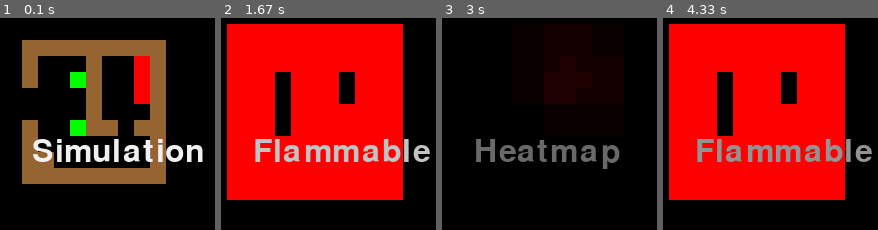
Above: before the commit, frames 1-4 (left to right).
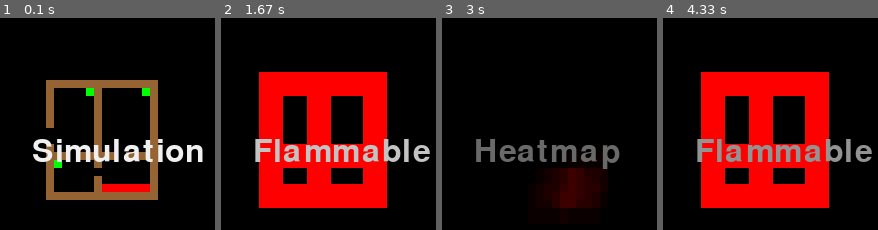
Above: after the commit, the same moments.

Repository: MohFakih/ignitus.ai
Game: pygame game, started from testSimulation.py
Same seed, same stepped clock (60 frames per second), same inputs: the game is played once before the commit and once after it.
Inputs:
- Up to frame 1 (0.1 s): no input
- Up to frame 2 (1.67 s): hold R 0.33-0.8 s; hold D 0.33-0.8 s; hold D 0.83-1.3 s; hold D from 1.33 s (still down)
- Up to frame 3 (3 s): release D at 1.8 s; hold D 2.17-2.8 s; hold S from 2.83 s (still down)
- Up to frame 4 (4.33 s): release S at 3.2 s; hold D 3.23-3.7 s; hold D 3.73-4.2 s; hold S from 4.23 s (still down)

The runs differ from the first frame. In frame 1, 26% of the frame differs, in the area x 10-78%, y 10-86%; in frame 2, 43%, in the area x 2-85%, y 2-90%; in frame 3, 7.9%; in frame 4, 43%.

Commit message:
Created RL Environment in preparation of upcoming training

Diff:
--- /dev/null
+++ b/RLTests/Environment.py
@@ -0,0 +1,13 @@
+from simulation.Basic2DSim import World
+from utils.Serialization import load_world_from_file
+
+class Environment():
+    def __init__(self, worldFile):
+        self.worldFile = worldFile
+        self.world = load_world_from_file(worldFile)
+
+    def step(self, action):
+        observation = None
+        reward = None
+        terminal = False
+        return observation, reward, terminal
--- /dev/null
+++ b/RLTests/singleAgent.py
@@ -0,0 +1,106 @@
+from simulation.Basic2DSim import World
+from utils.Serialization import encode
+from utils.Serialization import load_world_from_file
+from RLTests.Environment import Environment
+
+class SingleAgentEnvironment(Environment):
+    def __init__(self, worldFile):
+        super().__init__(worldFile)
+        self.x = 0
+        self.y = 0
+        self.carryingVictim = False
+        self.waterSupply = 1.0
+        self.hp = 1.0
+
+    def reset(self):
+        self.world = load_world_from_file(self.worldFile)
+        return encode(self.world)
+
+    def getRect(self, block_width, block_height):
+        return [self.y * block_height, self.x * block_width, block_width, block_height]
+
+    def countVictimsAndFire(self):
+        c = 0
+        f = 0
+        for cell in self.world.list_cells():
+            if cell.block_type == 'victim':
+                c += 1
+            if cell.block_type == 'fire':
+                f += 1
+        return c, f
+
+    def move(self, dir):
+        if dir == 1:
+            self.x = max(self.x-1, 0)
+        elif dir == 2:
+            self.y = min(self.y+1, self.world.W-1)
+        elif dir == 3:
+            self.x = min(self.x+1, self.world.H-1)
+        elif dir == 4:
+            self.y = max(self.y -1, 0)
+
+    def extinguish(self):
+        for cell in self.world.grid[self.x][self.y].list_vicinity_cells():
+            if cell.block_type == 'fire':
+                self.world.createCell(cell.coords, 'air')
+
+    def pickup(self):
+        if not self.carryingVictim and self.world.grid[self.x][self.y].block_type == 'victim':
+            self.world.createCell((self.x, self.y), 'air')
+            self.carryingVictim = True
+
+    def dropdown(self):
+        if self.carryingVictim and self.world.grid[self.x][self.y].block_type == 'air':
+            self.world.createCell((self.x, self.y), 'victim')
+            self.carryingVictim = False
+
+    def action(self, action):
+        if action == 0:
+            pass #nop
+        elif action in [1,2,3,4]:
+            self.move(action)
+        elif action == 5:
+            self.extinguish()
+        elif action == 6:
+            self.pickup()
+        elif action == 7:
+            self.dropdown()
+        else:
+            raise Exception("Illegal action"+str(action))
+
+    def reward(self, observation, terminal):
+        if not terminal:
+            return -1
+        else:
+            if self.world.grid[self.x][self.y].block_type not in ['air', 'victim', 'fire']:
+                return -10000
+            reward = -1
+            for row in observation:
+                for cell in row:
+                    if cell == 3:
+                        reward += 2
+                    if cell == 4:
+                        reward += 20
+            if self.carryingVictim:
+                reward += 20
+            return reward
+
+    def step(self, action):
+        self.action(action)
+
+        victimsBefore, woodBefore = self.countVictimsAndFire()
+        self.world.step()
+        victimsAfter, woodAfter = self.countVictimsAndFire()
+
+        observation = encode(self.world)
+        terminal = self.world.isTerminal() or self.world.grid[self.x][self.y].block_type not in ['air', 'victim', 'fire'] or self.hp < 0
+        reward = self.reward(observation, terminal)
+
+        deltaVictims = victimsBefore - victimsAfter
+        deltaWood = woodBefore - woodAfter
+        deltaVictims += (1 if self.carryingVictim else 0)
+        reward += deltaWood * 3
+        if deltaVictims < 0:
+            reward += deltaVictims*20
+
+        return observation, reward, terminal
--- /dev/null
+++ b/testEnvironment.py
@@ -0,0 +1,55 @@
+from RLTests.singleAgent import SingleAgentEnvironment
+from utils.Serialization import load_world_from_file, encode
+import numpy as np
+import pygame, sys
+
+filename = "worlds/editorTest.world"
+agent = SingleAgentEnvironment(filename)
+world = agent.world
+pygame.init()
+
+size = width, height = 320, 320
+block_width = width/world.W
+block_height= height/world.H
+screen = pygame.display.set_mode(size)
+pygame.display.set_caption('Agent Test')
+timestep = 0
+clock = pygame.time.Clock()
+action = 0
+
+observation = agent.reset()
+while 1:
+    clock.tick(60)
+    for event in pygame.event.get():
+        if event.type == pygame.QUIT:
+            sys.exit()
+        if event.type == pygame.KEYDOWN:
+            ky = pygame.key.get_pressed()
+            if ky[pygame.K_r]:
+                timestep += 1
+                observation, reward, temrinal = agent.step(action)
+                action = 0
+            if ky[pygame.K_w]:
+                action = 1
+            elif ky[pygame.K_d]:
+                action=2
+            elif ky[pygame.K_s]:
+                action=3
+            elif ky[pygame.K_a]:
+                action=4
+            elif ky[pygame.K_SPACE]:
+                action = 5
+            elif ky[pygame.K_TAB]:
+                action = 6
+            elif ky[pygame.K_LSHIFT]:
+                action = 7
+
+
+
+    screen.fill((0, 0, 0))
+
+    agent.world.draw(screen, block_width, block_height)
+
+    pygame.draw.rect(screen, (255, 255, 0), agent.getRect(block_width, block_height))
+
+    pygame.display.flip()
--- a/testSimulation.py
+++ b/testSimulation.py
@@ -1,5 +1,6 @@
 from simulation.Basic2DSim import World
-from utils.Serialization import load_world_from_file
+from utils.Serialization import load_world_from_file, encode
+import numpy as np
 import pygame, sys
 
 filename = "worlds/editorTest.world"
--- a/utils/Serialization.py
+++ b/utils/Serialization.py
@@ -1,4 +1,5 @@
 from simulation.Basic2DSim import World
+import numpy as np
 
 def load_world_from_file(filename):
     f = open(filename, 'r')
@@ -23,3 +24,10 @@
         if serialized_cell != None:
             s += serialized_cell
     return s
+
+def encode(world):
+    W, H = world.W, world.H
+    g = np.zeros((W, H))
+    for cell in world.list_cells():
+        g[cell.x, cell.y] = int(cell)
+    return g
Empty file added: RLTests/__init__.py
Not shown, changed: worlds/editorTest.world
